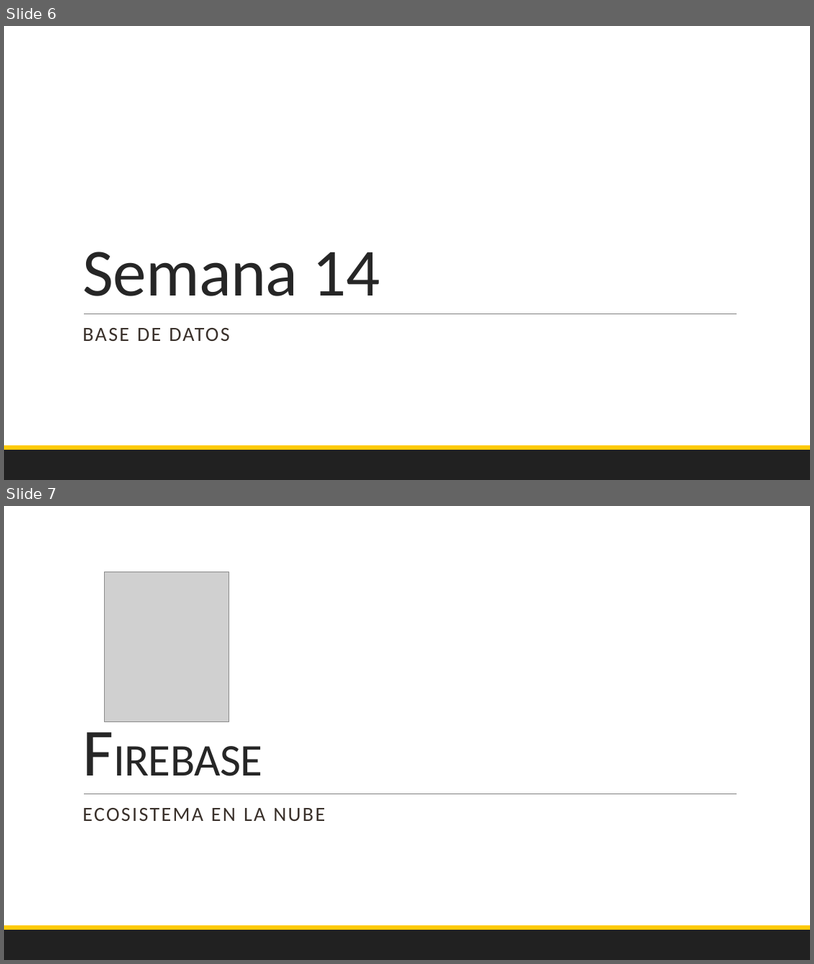
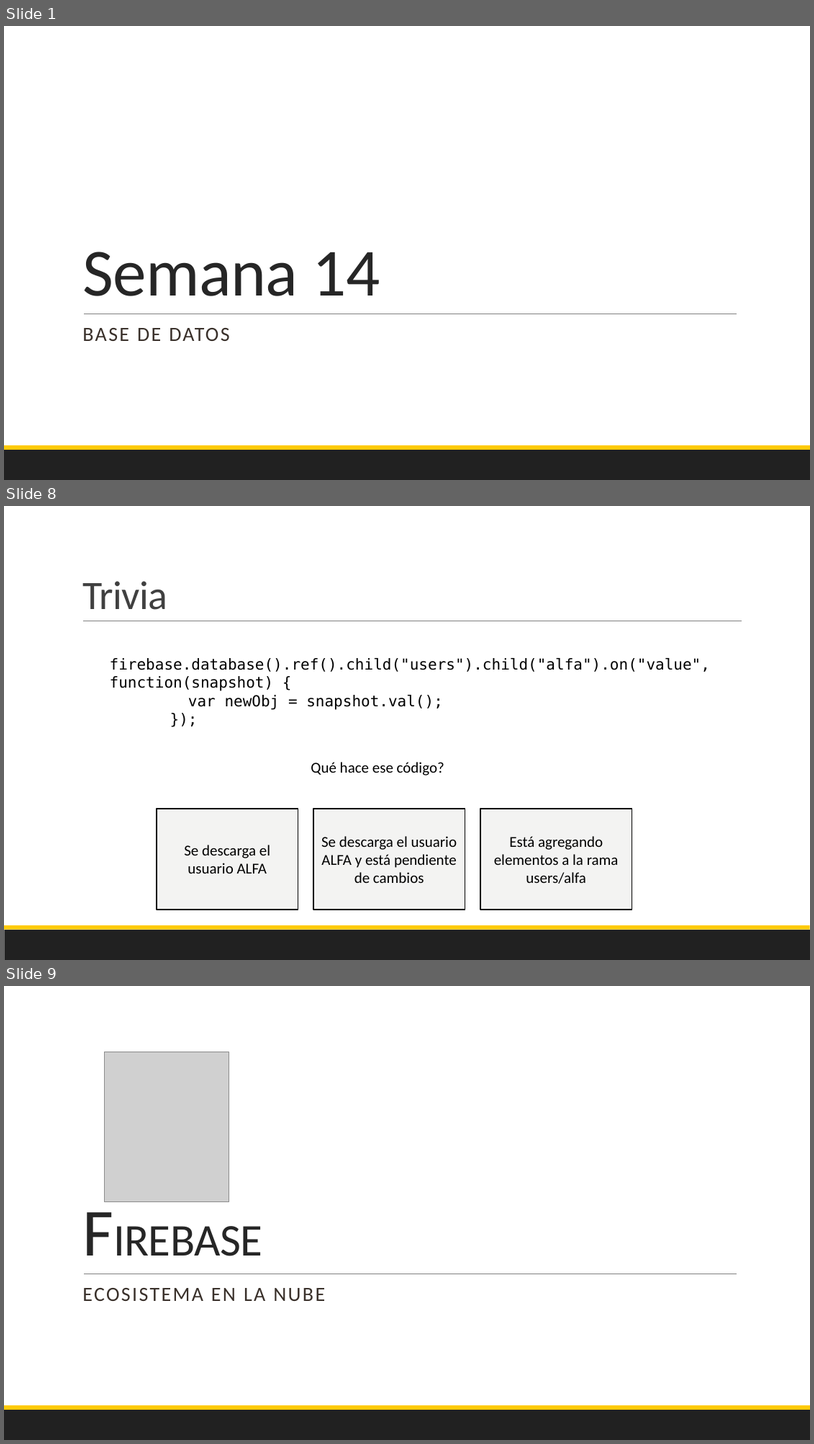
Before and after one commit to Domiciano/EcoApp201, a slide deck: Semana 14/PresentacionMartes.pptx. Shown one above the other, each under a label of ours: slides 6 and 7 before the commit, slides 1, 8 and 9 after it; the slides between them are not shown. The pictures are 814x964 and 814x1444 pixels, drawn with LibreOffice and Linux fonts; fonts in the diff are those of the drawing; grey boxes stand for pictures. Boxes give left, top, right and bottom in pixels: in the first picture for what was removed or moved away, otherwise in the second. Text is boxed around its words. In the diff, an @@ line names an element or a change of style, - is before the commit and + after.

```diff
--- a/Semana 14/PresentacionMartes.pptx
+++ b/Semana 14/PresentacionMartes.pptx
@@ slide 8 added at (x1=4, y1=506, x2=810, y2=960), background #FFFFFF; not listed: 2 template elements that a slide beside it also shows @@
@@ title added at (x1=82, y1=581, x2=167, y2=610), 48 pt, text #404040 @@
+Trivia
@@ line added from (83, 621) to (743, 621), #808080 0.5 pt @@
@@ text added at (x1=110, y1=658, x2=710, y2=710), 18 pt, text #000000 @@
+firebase.database().ref().child("users").child("alfa").on("value", function(snapshot) {
+var newObj = snapshot.val();
+});
@@ text added at (x1=311, y1=762, x2=445, y2=775), 18 pt, text #000000 @@
+Qué hace ese código?
@@ rectangle added at (x1=157, y1=808, x2=298, y2=909), fill #F3F3F2, outline #000000 1.25 pt, 18 pt, text #000000 @@
+Se descarga el usuario ALFA
@@ rectangle added at (x1=314, y1=808, x2=466, y2=909), fill #F3F3F2, outline #000000 1.25 pt, 18 pt, text #000000 @@
+Se descarga el usuario ALFA y está pendiente de cambios
@@ rectangle added at (x1=481, y1=808, x2=633, y2=909), fill #F3F3F2, outline #000000 1.25 pt, 18 pt, text #000000 @@
+Está agregando elementos a la rama users/alfa
@@ what was slide 6 is now slide 1 @@
@@ what was slide 7 is now slide 9 @@
```
Also in this commit, not shown: 6 other slides added, 5 slides removed, 3 other files.
